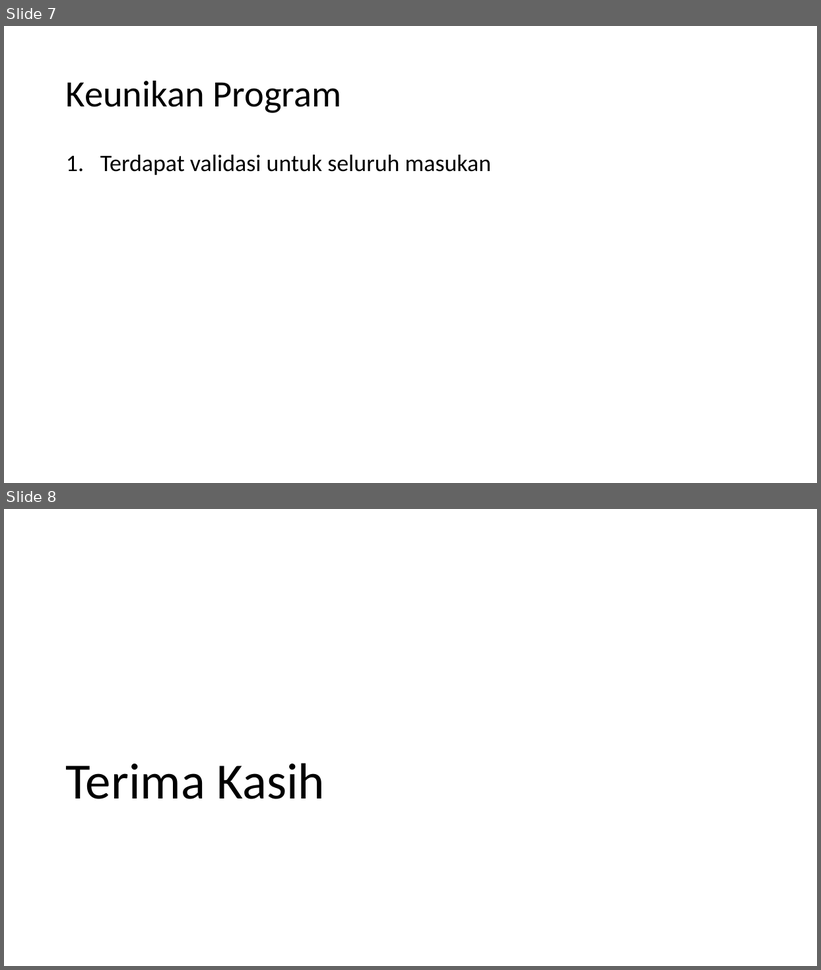
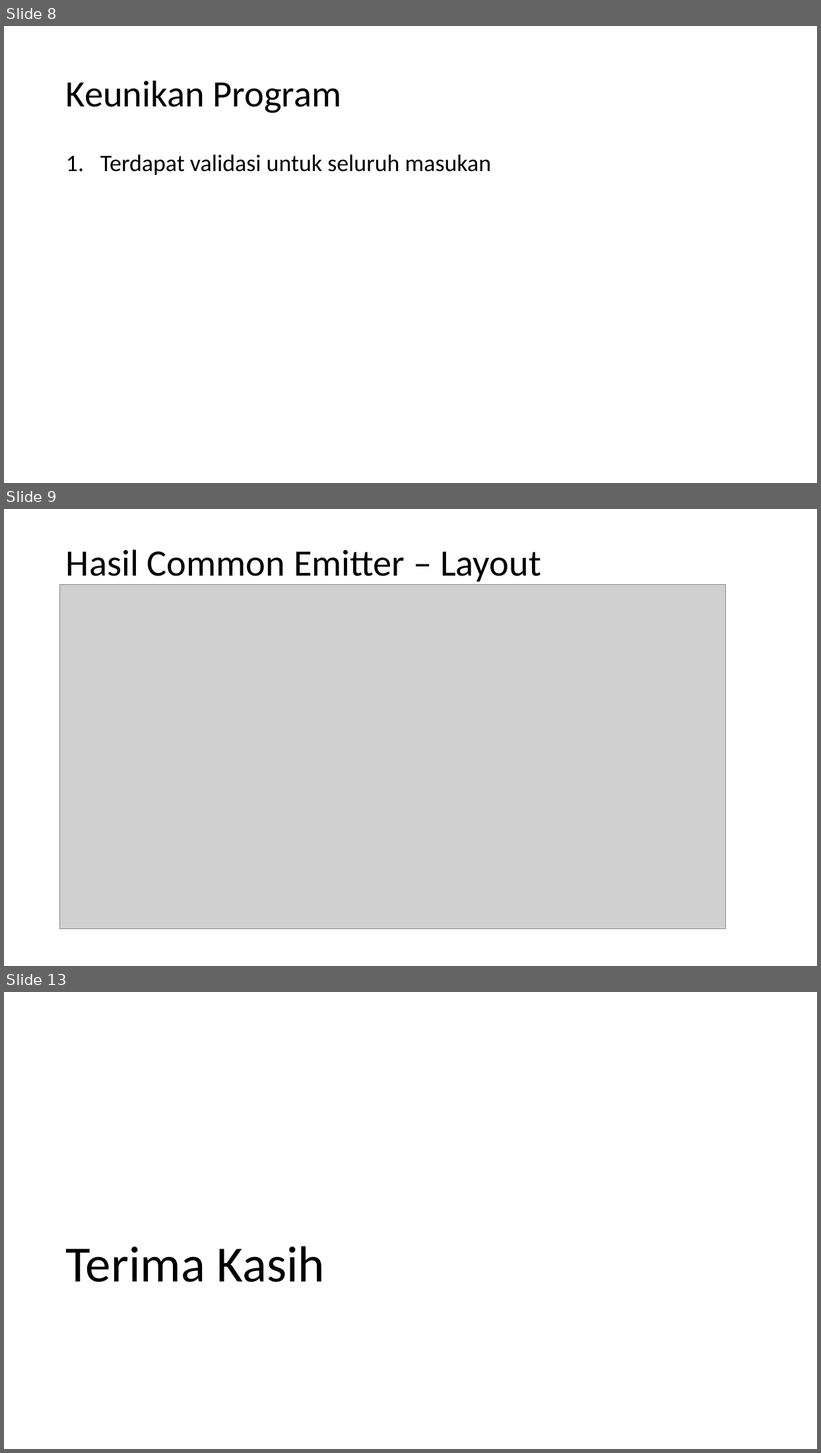
Before and after one commit to Kyunianti19/Tubes_PPMC, a slide deck: Presentasi Tugas Besar PPMC.pptx. Shown one above the other, each under a label of ours: slides 7 and 8 before the commit, slides 8, 9 and 13 after it; the slides between them are not shown. The pictures are 821x970 and 821x1453 pixels, drawn with LibreOffice and Linux fonts; fonts in the diff are those of the drawing; grey boxes stand for pictures. Boxes give left, top, right and bottom in pixels: in the first picture for what was removed or moved away, otherwise in the second. Text is boxed around its words. In the diff, an @@ line names an element or a change of style, - is before the commit and + after.

Commit message:
Hasil Demo/presentasi

```diff
--- a/Presentasi Tugas Besar PPMC.pptx
+++ b/Presentasi Tugas Besar PPMC.pptx
@@ slide 9 added at <box>4,509,817,966</box>, background #FFFFFF @@
@@ title added at <box>66,549,541,585</box>, 44 pt, text #000000 @@
+Hasil Common Emitter – Layout
@@ picture added at <box>60,585,725,929</box> @@
@@ what was slide 7 is now slide 8 @@
@@ what was slide 8 is now slide 13 @@
```
Also in this commit, not shown: 12 slides changed, 4 other slides added, 10 other files.
